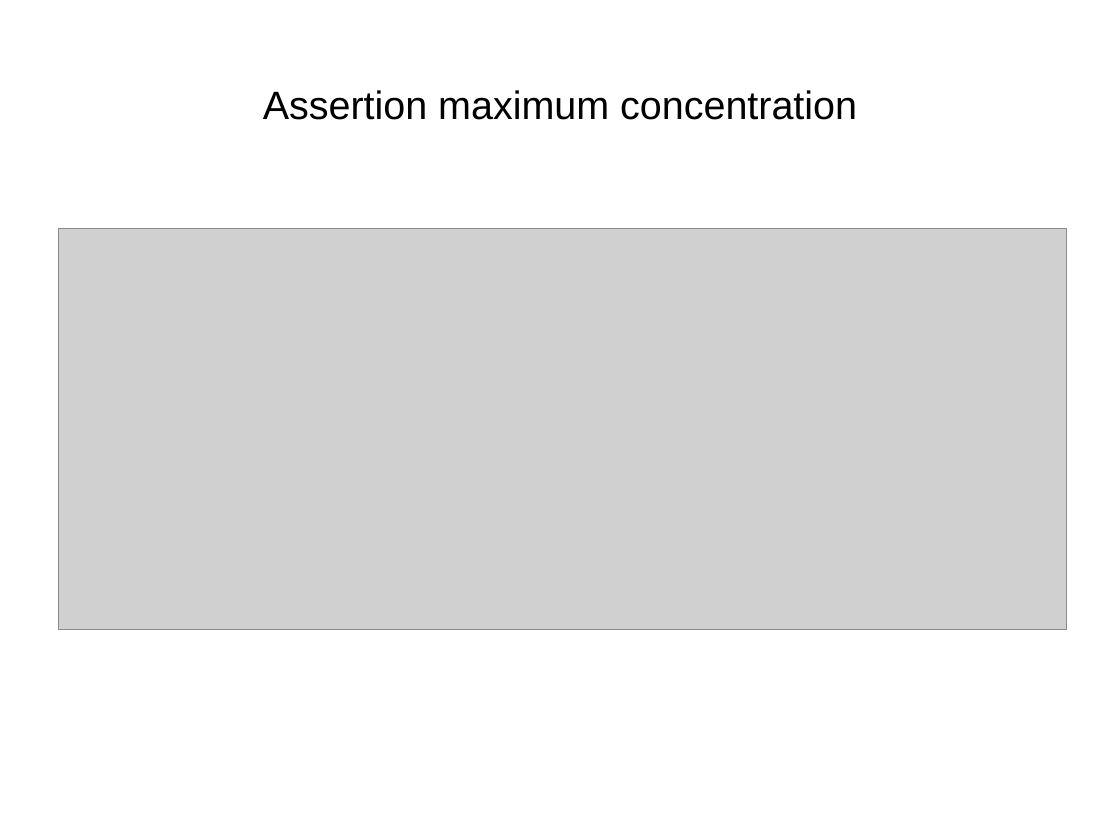
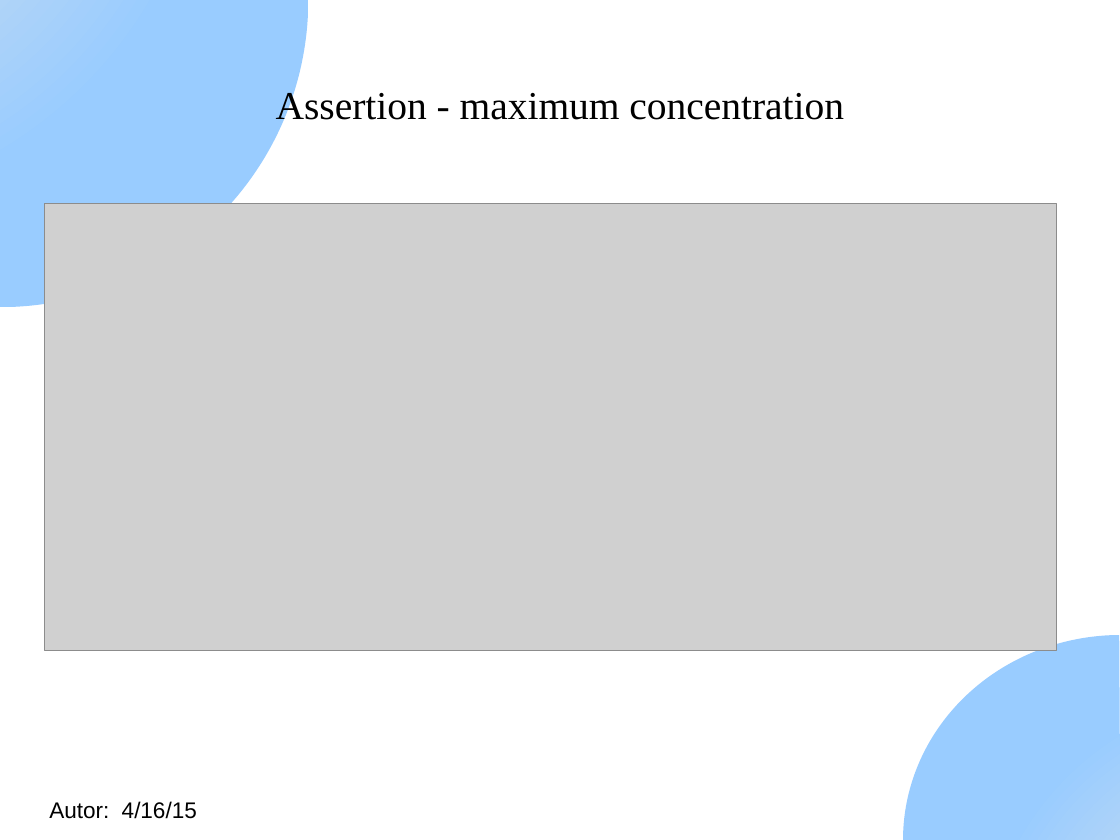
Before and after one commit to domeo/DomeoClient, a slide deck: slide 3 of Design/domeo-plugin-ddi-design.odp. Drawn at 1120x840 pixels with LibreOffice and Linux fonts; fonts in the diff are those of the drawing; grey boxes stand for pictures. Boxes give left, top, right and bottom in pixels: in the first picture for what was removed or moved away, otherwise in the second. Text is boxed around its words. In the diff, an @@ line names an element or a change of style, - is before the commit and + after.

```diff
--- a/Design/domeo-plugin-ddi-design.odp
+++ b/Design/domeo-plugin-ddi-design.odp
@@ pie slice (boxed as its full ellipse) added at [0, 0, 308, 308], fill gradient #E6E6E6 to #99CCFF @@
@@ title at [276, 88, 844, 127]: text changed; font Arial to Times New Roman @@
-Assertion maximum concentration
+Assertion - maximum concentration
@@ picture: place and size @@
-picture at [59, 229, 1067, 630]
+picture at [45, 204, 1057, 650]
@@ pie slice (boxed as its full ellipse) added at [904, 635, 1120, 840], fill gradient #E6E6E6 to #99CCFF @@
@@ text added at [49, 801, 197, 819], 16 pt, text #000000 @@
+Autor: 4/16/15
```
Also in this commit, not shown: 1 other slide changed, 1 slide added, 1 slide removed.
